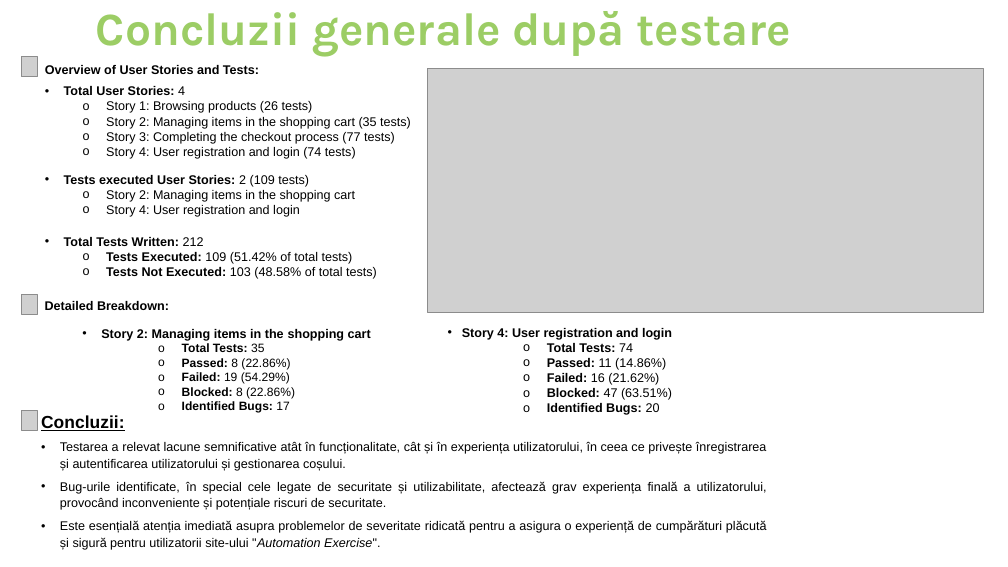
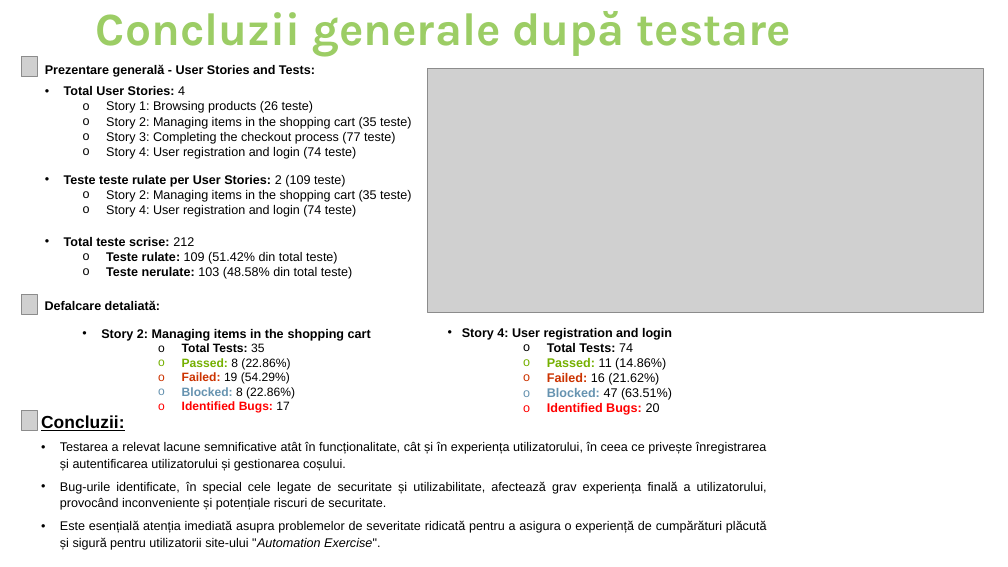
Before and after one commit to AlinT84/Testing-Project-for-Automation-Exercise-E-commerce-Website, a slide deck: slide 15 of Testing Project for Automation Exercise E-commerce Website.pptx. Drawn at 1008x567 pixels with LibreOffice and Linux fonts; fonts in the diff are those of the drawing; grey boxes stand for pictures; background and template pictures are left out. Boxes give left, top, right and bottom in pixels: in the first picture for what was removed or moved away, otherwise in the second. Text is boxed around its words. In the diff, an @@ line names an element or a change of style, - is before the commit and + after.

```diff
--- a/Testing Project for Automation Exercise E-commerce Website.pptx
+++ b/Testing Project for Automation Exercise E-commerce Website.pptx
@@ text at [45, 64, 315, 77]: text changed @@
-Overview of User Stories and Tests:
+Prezentare generală - User Stories and Tests:
@@ text at [64, 101, 411, 279]: text changed @@
-  o Story 1: Browsing products (26 tests)
-  o Story 2: Managing items in the shopping cart (35 tests)
-  o Story 3: Completing the checkout process (77 tests)
-  o Story 4: User registration and login (74 tests)
-• Tests executed User Stories: 2 (109 tests)
-  o Story 2: Managing items in the shopping cart
-  o Story 4: User registration and login
-• Total Tests Written: 212
-  o Tests Executed: 109 (51.42% of total tests)
-  o Tests Not Executed: 103 (48.58% of total tests)
+  o Story 1: Browsing products (26 teste)
+  o Story 2: Managing items in the shopping cart (35 teste)
+  o Story 3: Completing the checkout process (77 teste)
+  o Story 4: User registration and login (74 teste)
+• Teste teste rulate per User Stories: 2 (109 teste)
+  o Story 2: Managing items in the shopping cart (35 teste)
+  o Story 4: User registration and login (74 teste)
+• Total teste scrise: 212
+  o Teste rulate: 109 (51.42% din total teste)
+  o Teste nerulate: 103 (48.58% din total teste)
@@ text at [45, 300, 160, 310]: text changed @@
-Detailed Breakdown:
+Defalcare detaliată:
@@ text at [182, 358, 295, 413]: text colour #000000 to #75B000 in "Passed:"; text colour #000000 to #CC3300 in "Failed:"; text colour #000000 to #6693B0 in "Blocked:"; text colour #000000 to #FF0000 in "Identified Bugs:" @@
@@ text at [547, 358, 672, 415]: text colour #000000 to #75B000 in "Passed:"; text colour #000000 to #CC3300 in "Failed:"; text colour #000000 to #6693B0 in "Blocked:"; text colour #000000 to #FF0000 in "Identified Bugs:" @@
```
Also in this commit, not shown: 3 other slides changed, 1 slide added, 1 slide removed, 1 other file.
